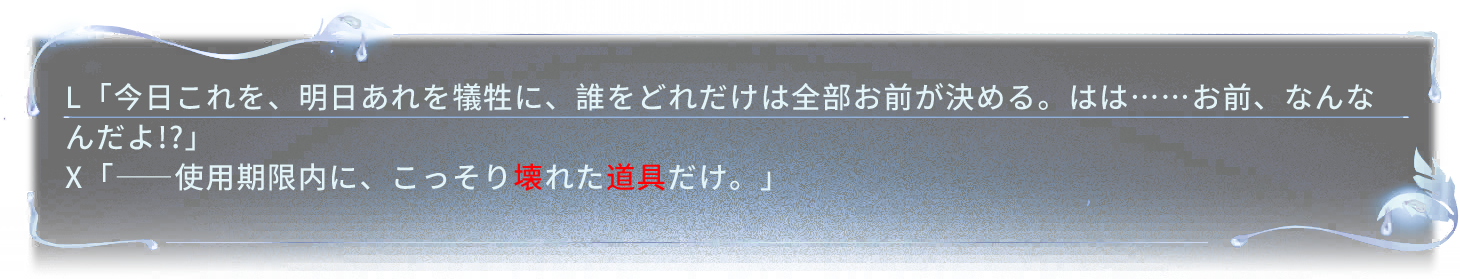
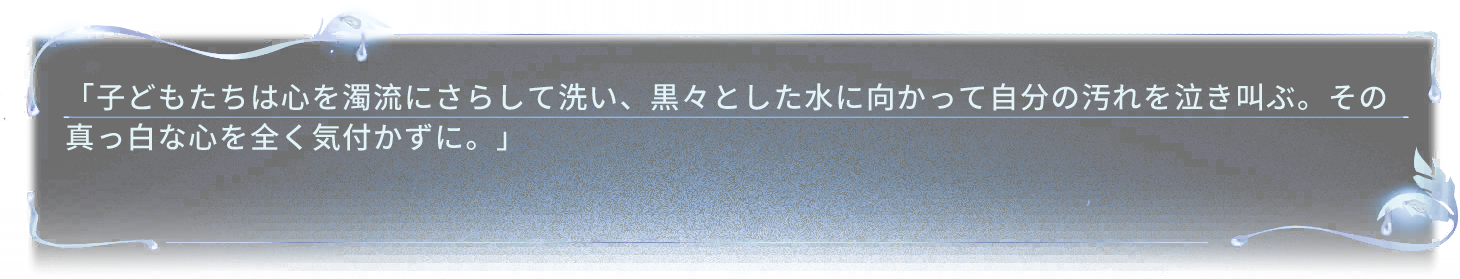
Revision of a layered 1460 × 279 image; what changed, layer by layer:
hid "L「今日これを、明日あれを犠牲に、誰をどれだけは全部お前が決める。はは……お前、なんなんだよ!?」 X「――使用期限内に、こっ" over [65, 83, 1373, 191]
added layer "「子どもたちは心を濁流にさらして洗い、黒々とした水に向かって自分の汚れを泣き叫ぶ。その真っ白な心を全く気付かずに。」" above "「命を大切に思うことには賛成よ。どんな醜く卑劣な人間でも、美しい花を咲かせられる。 肉体も魂も養分となって、花を育て、" over [66, 83, 1386, 151]
